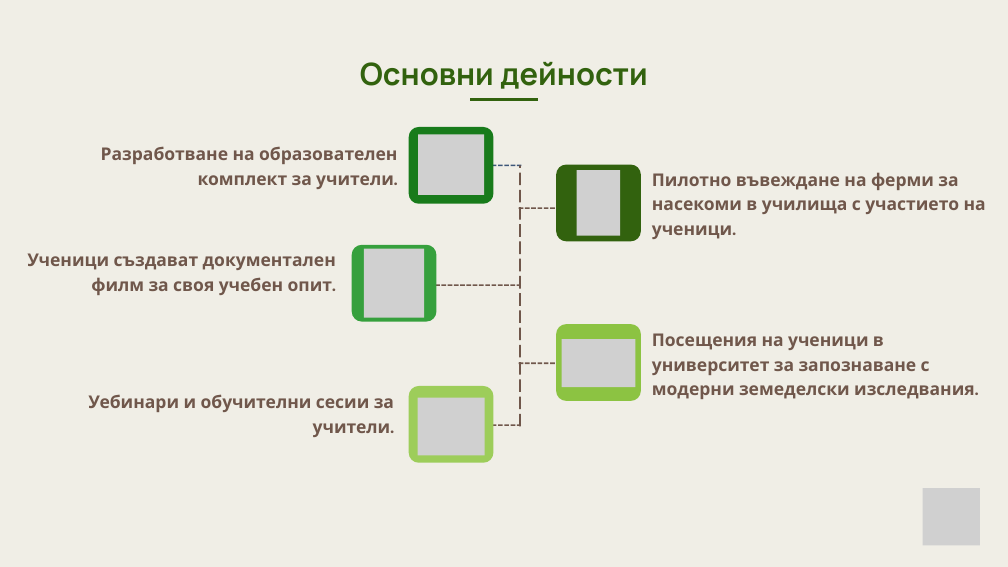
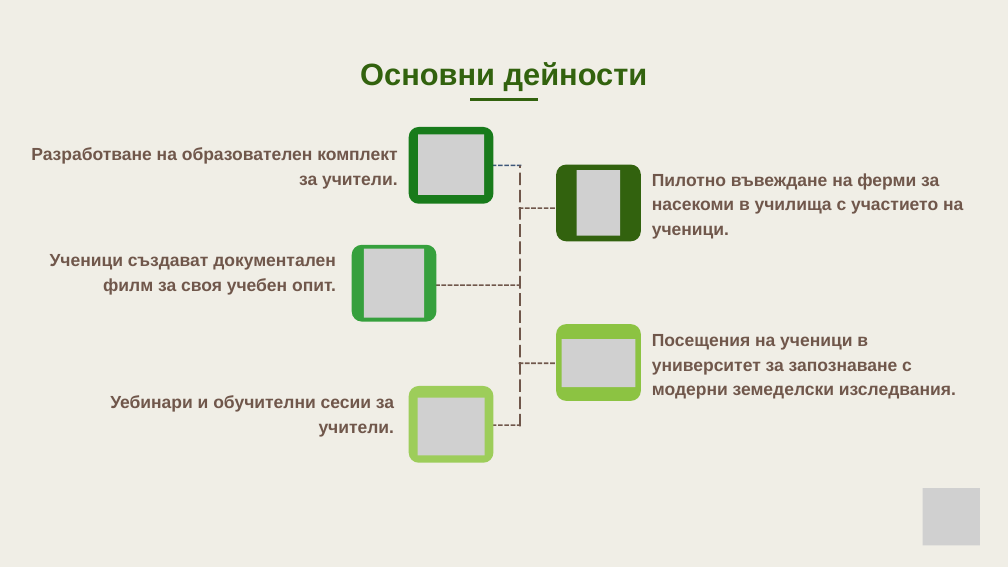
Before and after one commit to fraudline/entofarm, a slide deck: slide 5 of promo/presentation/EntoFARM_presentation_BG.pptx. Drawn at 1008x567 pixels with LibreOffice and Linux fonts; fonts in the diff are those of the drawing; grey boxes stand for pictures. Boxes give left, top, right and bottom in pixels: in the first picture for what was removed or moved away, otherwise in the second. Text is boxed around its words. In the diff, an @@ line names an element or a change of style, - is before the commit and + after.

```diff
--- a/promo/presentation/EntoFARM_presentation_BG.pptx
+++ b/promo/presentation/EntoFARM_presentation_BG.pptx
@@ text "Основни дейности" at <box>360,62,648,91</box>: font Manrope to Arial @@
@@ font Karla to Arial in 5 elements at <box>31,147,398,189</box>, <box>652,173,963,239</box>, <box>50,254,336,295</box>, <box>652,334,956,399</box>, <box>110,395,395,437</box> @@
```
Also in this commit, not shown: 6 other slides changed, 1 other file.
